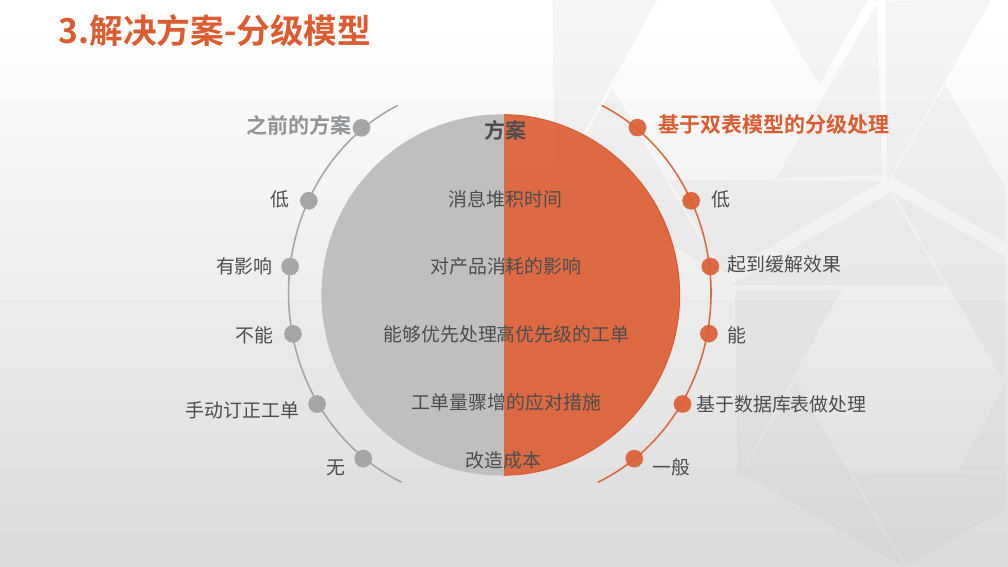
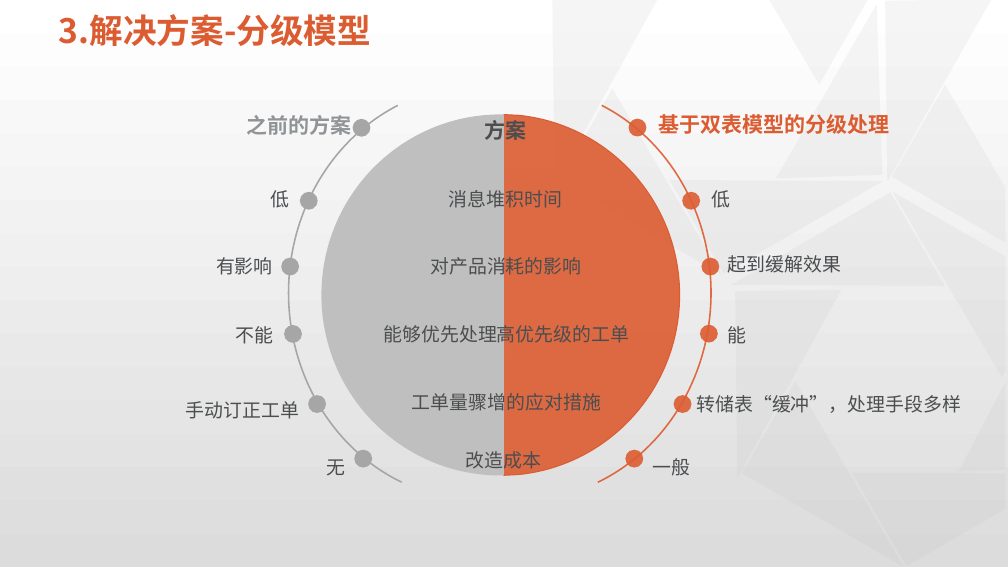
Before and after one commit to physicsLoveJava/java-miscellaneous, a slide deck: slide 12 of tech-interview/a-task/实习总结-07-26.pptx (slide 15 before the commit). Drawn at 1008x567 pixels with LibreOffice and Linux fonts; fonts in the diff are those of the drawing; background and template pictures are left out. Boxes give left, top, right and bottom in pixels: in the first picture for what was removed or moved away, otherwise in the second. Text is boxed around its words. In the diff, an @@ line names an element or a change of style, - is before the commit and + after.

```diff
--- a/tech-interview/a-task/实习总结-07-26.pptx
+++ b/tech-interview/a-task/实习总结-07-26.pptx
@@ text at box(696, 395, 961, 413): text changed @@
-基于数据库表做处理
+转储表“缓冲”，处理手段多样
```
Also in this commit, not shown: 7 other slides changed, 1 slide added, 4 slides removed.
